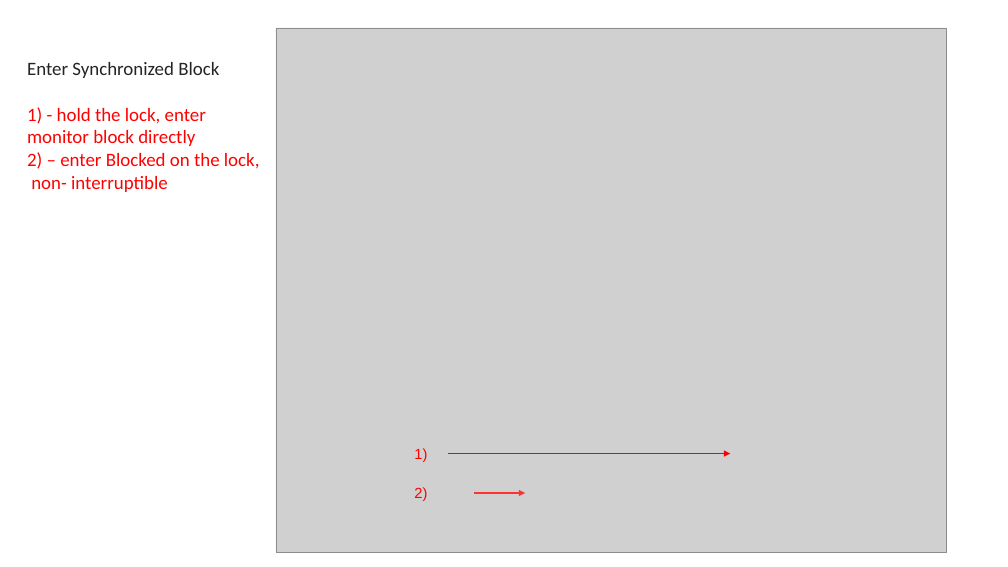
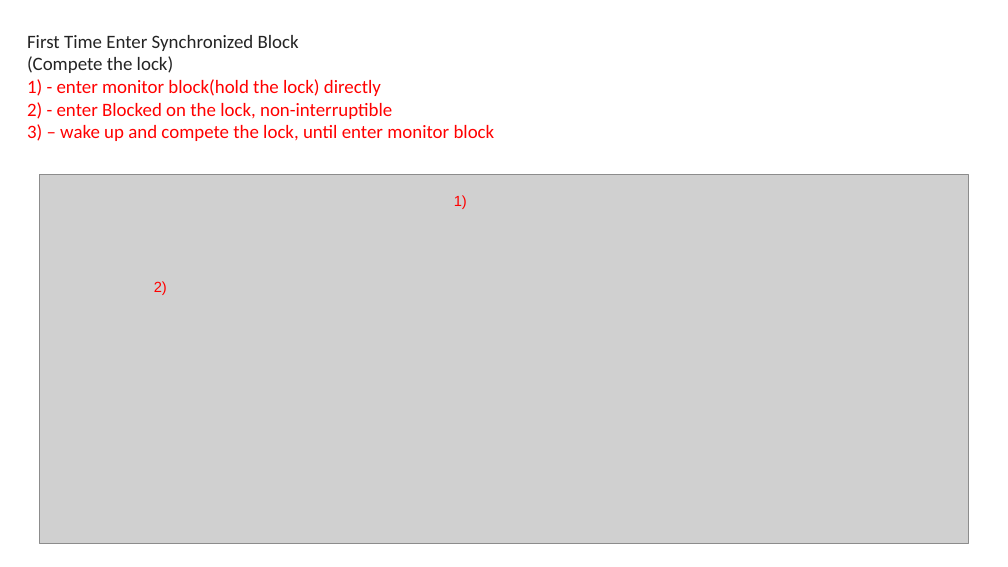
Before and after one commit to exiaoqu/ProducerConsumerProblemInJava, a slide deck: slide 8 of Producer and Consumer in Java.pptx (slide 9 before the commit). Drawn at 1008x567 pixels with LibreOffice and Linux fonts; fonts in the diff are those of the drawing; grey boxes stand for pictures; background and template pictures are left out. Boxes give left, top, right and bottom in pixels: in the first picture for what was removed or moved away, otherwise in the second. Text is boxed around its words. In the diff, an @@ line names an element or a change of style, - is before the commit and + after.

```diff
--- a/Producer and Consumer in Java.pptx
+++ b/Producer and Consumer in Java.pptx
@@ text at bbox=[27, 35, 495, 141]: text changed @@
-Enter Synchronized Block
-1) - hold the lock, enter monitor block directly
-2) – enter Blocked on the lock, non- interruptible
+First Time Enter Synchronized Block
+(Compete the lock)
+1) - enter monitor block(hold the lock) directly
+2) - enter Blocked on the lock, non-interruptible
+3) – wake up and compete the lock, until enter monitor block
@@ picture: place and size @@
-picture at bbox=[276, 28, 947, 553]
+picture at bbox=[40, 175, 969, 544]
@@ text "1)": place and size @@
-text "1)" at bbox=[414, 448, 427, 462]
+text "1)" at bbox=[454, 195, 467, 209]
@@ text "2)": place and size @@
-text "2)" at bbox=[414, 487, 427, 501]
+text "2)" at bbox=[154, 281, 167, 295]
@@ arrow removed from (448, 454) to (730, 454) @@
@@ arrow removed from (474, 493) to (526, 493) @@
```
Also in this commit, not shown: 22 other slides changed, 10 slides added, 12 slides removed, 3 other files.
